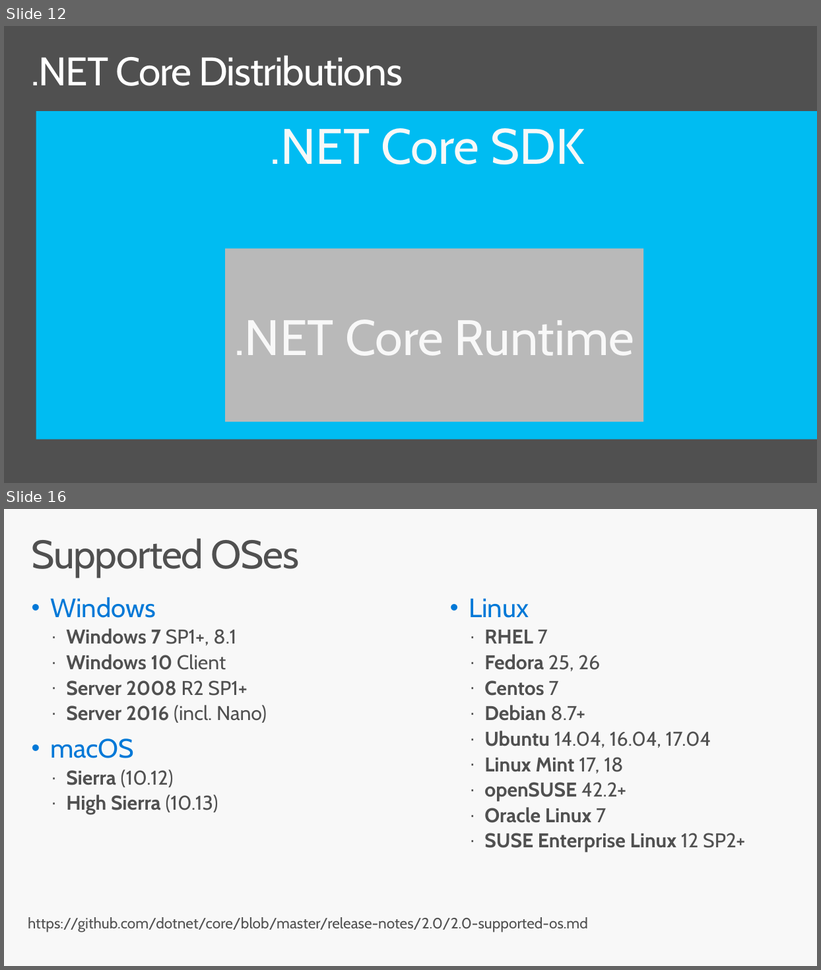
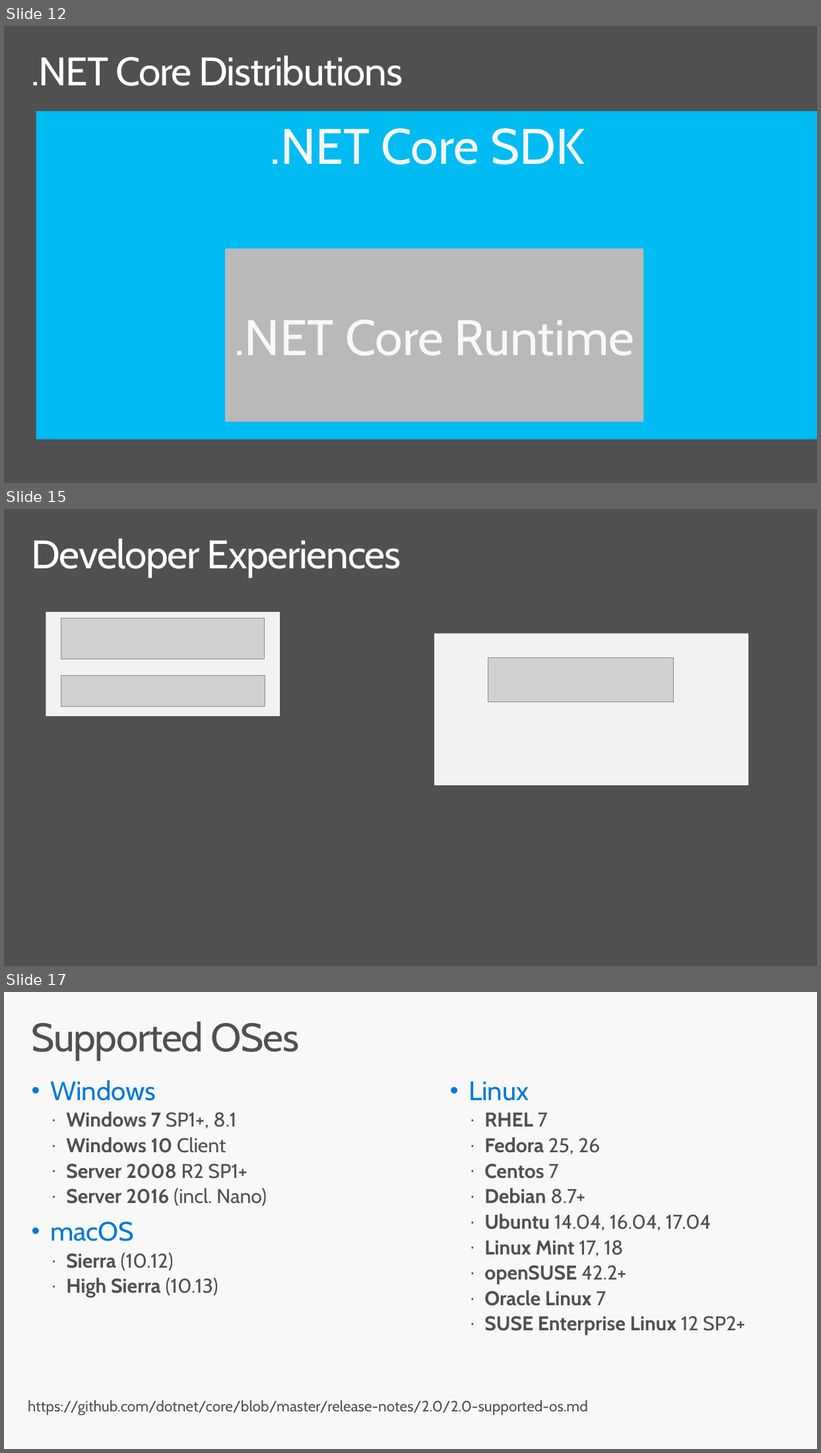
Before and after one commit to dotnet-presentations/dotnetcore-workshop, a slide deck: 1-Overview-Tools-Acquisition/netcore-workshop-overview-tools.pptx. Shown one above the other, each under a label of ours: slides 12 and 16 before the commit, slides 12, 15 and 17 after it; the slides between them are not shown. The pictures are 821x970 and 821x1453 pixels, drawn with LibreOffice and Linux fonts; fonts in the diff are those of the drawing; grey boxes stand for pictures; background and template pictures are left out. Boxes give left, top, right and bottom in pixels: in the first picture for what was removed or moved away, otherwise in the second. Text is boxed around its words. In the diff, an @@ line names an element or a change of style, - is before the commit and + after.

Commit message:
Updated developer experiences section

```diff
--- a/1-Overview-Tools-Acquisition/netcore-workshop-overview-tools.pptx
+++ b/1-Overview-Tools-Acquisition/netcore-workshop-overview-tools.pptx
@@ slide 15 added at (4, 509, 817, 966), background #505050 @@
@@ title added at (32, 538, 401, 577), 48 pt, text #FFFFFF @@
+Developer Experiences
@@ rectangle added at (46, 612, 280, 716), fill #F2F2F2 @@
@@ picture added at (61, 618, 265, 659) @@
@@ rectangle added at (434, 633, 748, 786), fill #F2F2F2 @@
@@ picture added at (488, 658, 674, 702) @@
@@ picture added at (61, 675, 265, 707) @@
@@ what was slide 16 is now slide 17 @@
```
Also in this commit, not shown: 3 slides changed.
